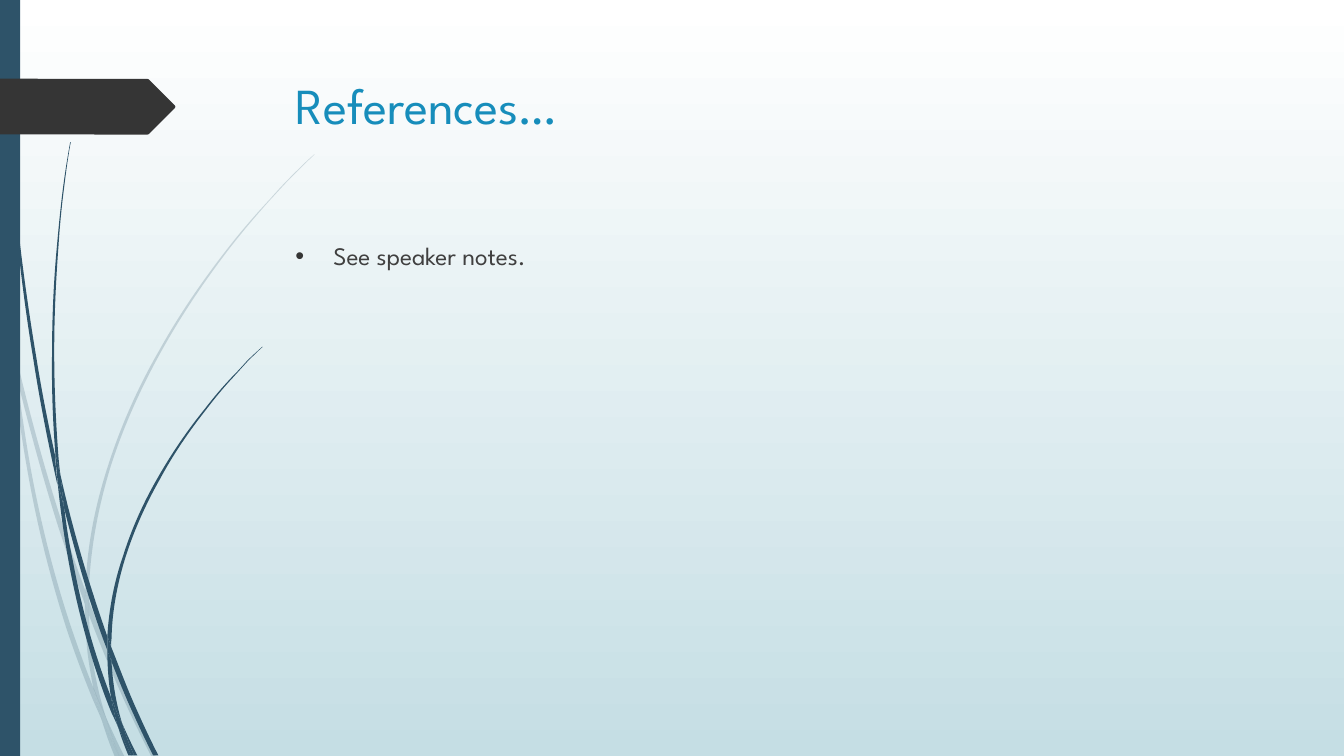
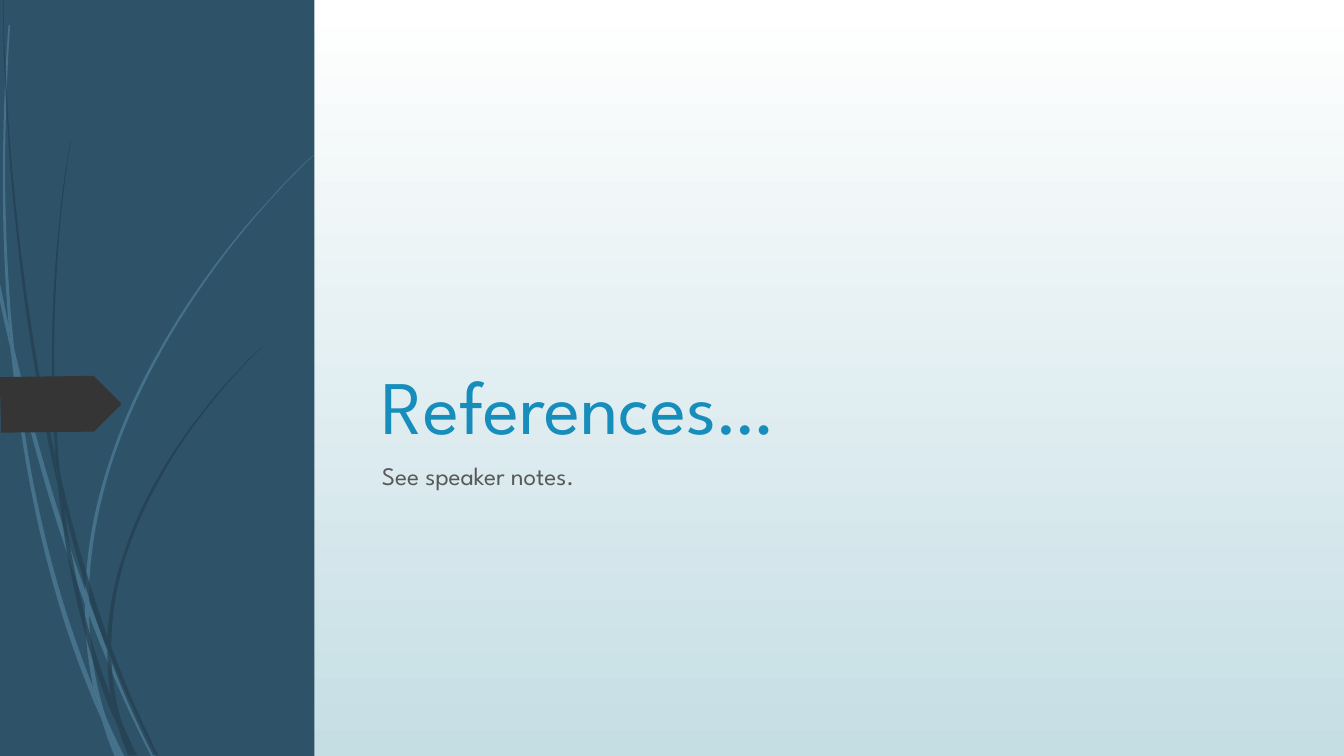
Before and after one commit to dr-natetorious/TIM-7030-Managing_Risks_and_Privacy, a slide deck: slide 15 of Week7_MasterDataMgmt/BachmeierNTIM7030-7.pptx. Drawn at 1344x756 pixels with LibreOffice and Linux fonts; fonts in the diff are those of the drawing. Boxes give left, top, right and bottom in pixels: in the first picture for what was removed or moved away, otherwise in the second. Text is boxed around its words. In the diff, an @@ line names an element or a change of style, - is before the commit and + after.

```diff
--- a/Week7_MasterDataMgmt/BachmeierNTIM7030-7.pptx
+++ b/Week7_MasterDataMgmt/BachmeierNTIM7030-7.pptx
@@ rectangle removed at box(0, 0, 20, 756) @@
@@ rectangle added at box(0, 0, 20, 756), fill #2E5369 @@
@@ rectangle added at box(0, 0, 1344, 756), fill gradient #FFFFFF to #C5DEE5 @@
@@ rectangle added at box(0, 0, 315, 756), fill #2E5369 @@
@@ title "References…": place and size @@
-title "References…" at box(296, 88, 557, 125)
+title "References…" at box(382, 381, 774, 435)
@@ title "References…" at box(382, 381, 774, 435): size 36 to 54 pt; vertical alignment top to bottom @@
@@ freeform shape added at box(0, 376, 121, 433), fill #353535 @@
@@ freeform shape added at box(0, 477, 193, 563), fill #353535 @@
@@ text "See speaker notes.": place and size @@
-text "See speaker notes." at box(333, 247, 525, 271)
+text "See speaker notes." at box(382, 467, 574, 490)
@@ text "See speaker notes." at box(382, 467, 574, 490): text colour #404040 to #595959; bullet • to none @@
@@ group removed at box(11, 348, 106, 720): 4 freeform shapes @@
@@ group added at box(0, 154, 315, 756): 6 freeform shapes @@
@@ group added at box(0, 25, 315, 756): 12 freeform shapes @@
@@ group removed at box(3, 0, 262, 756): 12 freeform shapes @@
@@ group added at box(3, 0, 158, 756): 5 freeform shapes @@
@@ group added at box(3, 0, 262, 756): 12 freeform shapes @@
```
Also in this commit, not shown: 1 other slide changed, 2 other files.
